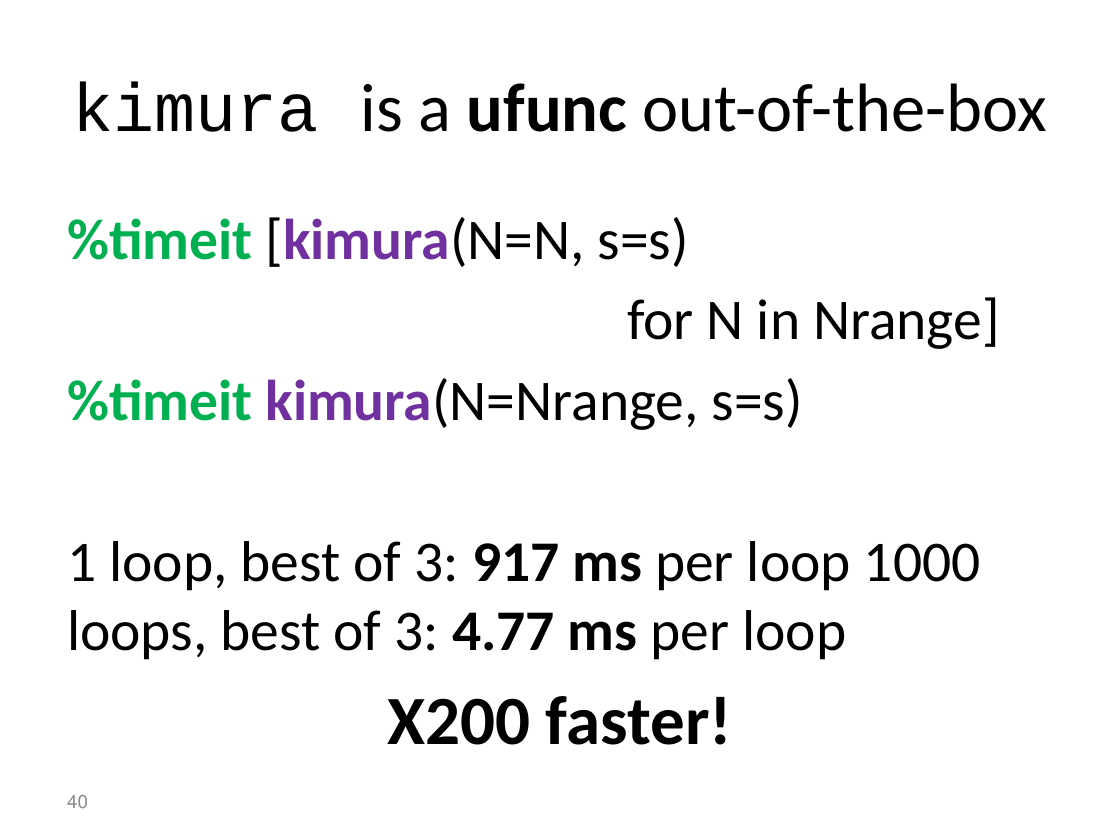
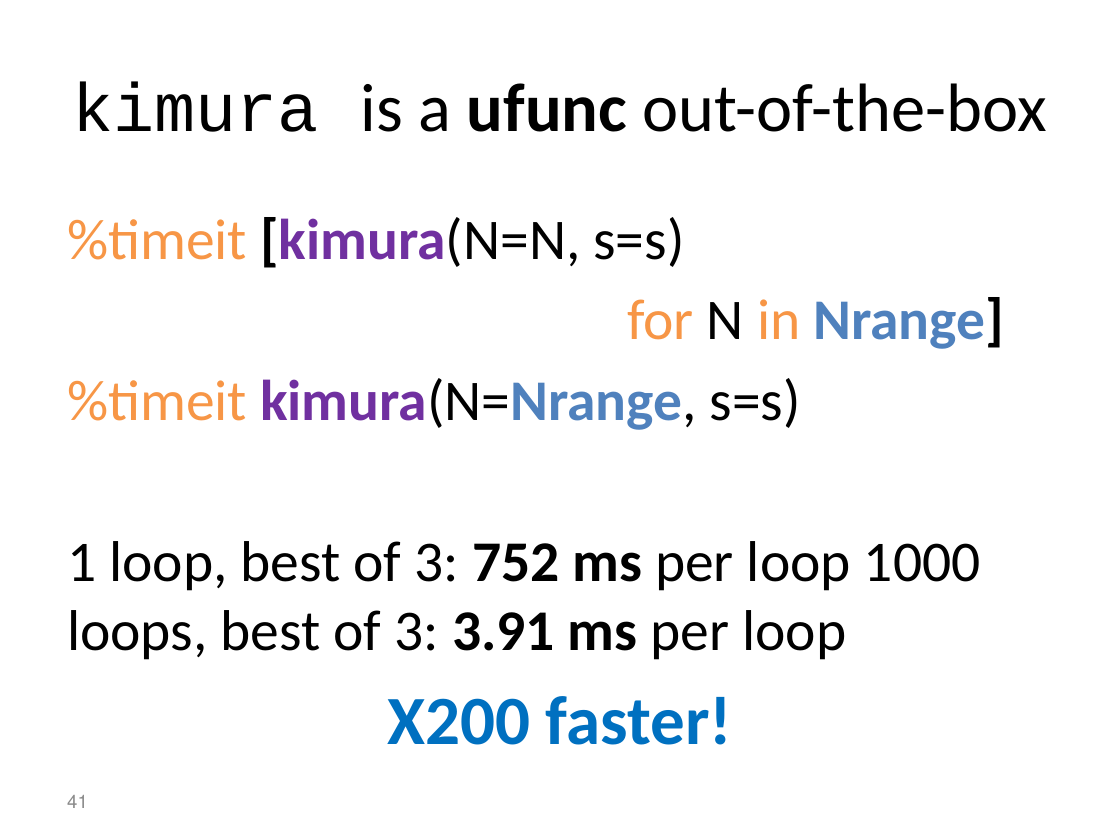
Before and after one commit to yoavram/PyConIL2016, a slide deck: slide 41 of presentation.pptx (slide 40 before the commit). Drawn at 1120x840 pixels with LibreOffice and Linux fonts; fonts in the diff are those of the drawing. Boxes give left, top, right and bottom in pixels: in the first picture for what was removed or moved away, otherwise in the second. Text is boxed around its words. In the diff, an @@ line names an element or a change of style, - is before the commit and + after.

```diff
--- a/presentation.pptx
+++ b/presentation.pptx
@@ text at [67, 217, 1004, 745]: text colour #00B050 to #F79646, bold off in "%timeit", "%timeit"; bold on in "[kimura(N=N,", "Nrange]", "kimura(N=Nrange,"; text colour #000000 to #F79646 in "for in"; text colour #000000 to #4F81BD in "Nrange]", "kimura(N=Nrange,"; text colour #000000 to #0070C0 in "X200 faster!" @@
@@ text at [67, 541, 980, 660]: text changed @@
-1 loop, best of 3: 917 ms per loop 1000 loops, best of 3: 4.77 ms per loop
+1 loop, best of 3: 752 ms per loop 1000 loops, best of 3: 3.91 ms per loop
@@ page number at [67, 795, 88, 808]: text changed @@
-40
+41
```
Also in this commit, not shown: 28 other slides changed, 23 slides added, 2 slides removed, 1 other file.
